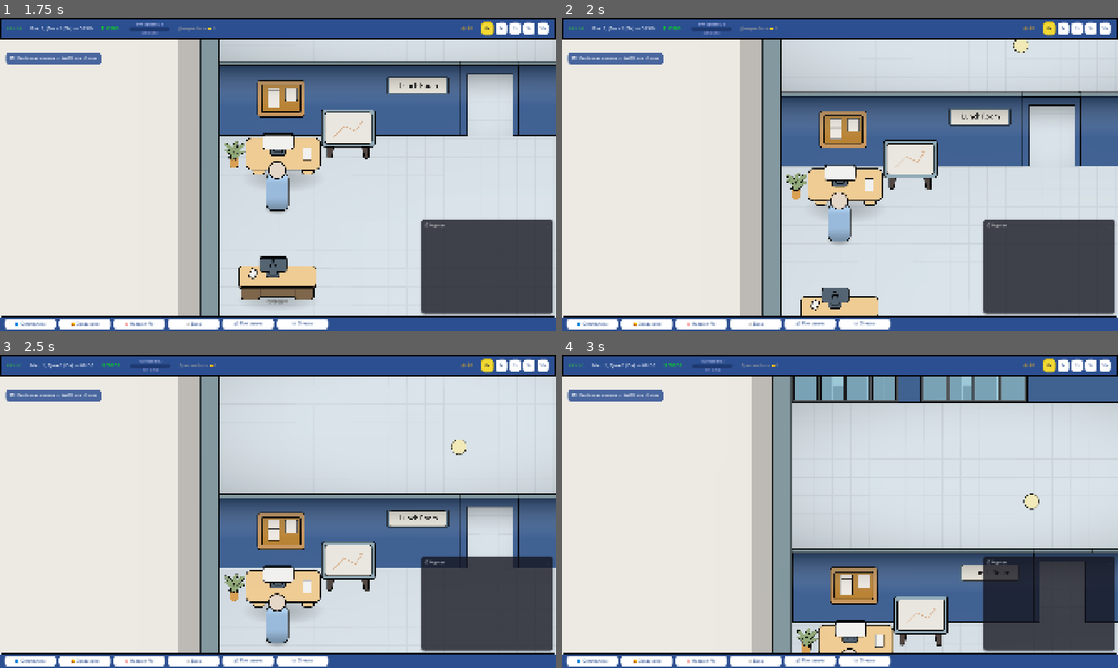
Above: before the commit, frames 1-4 (two rows, left to right).
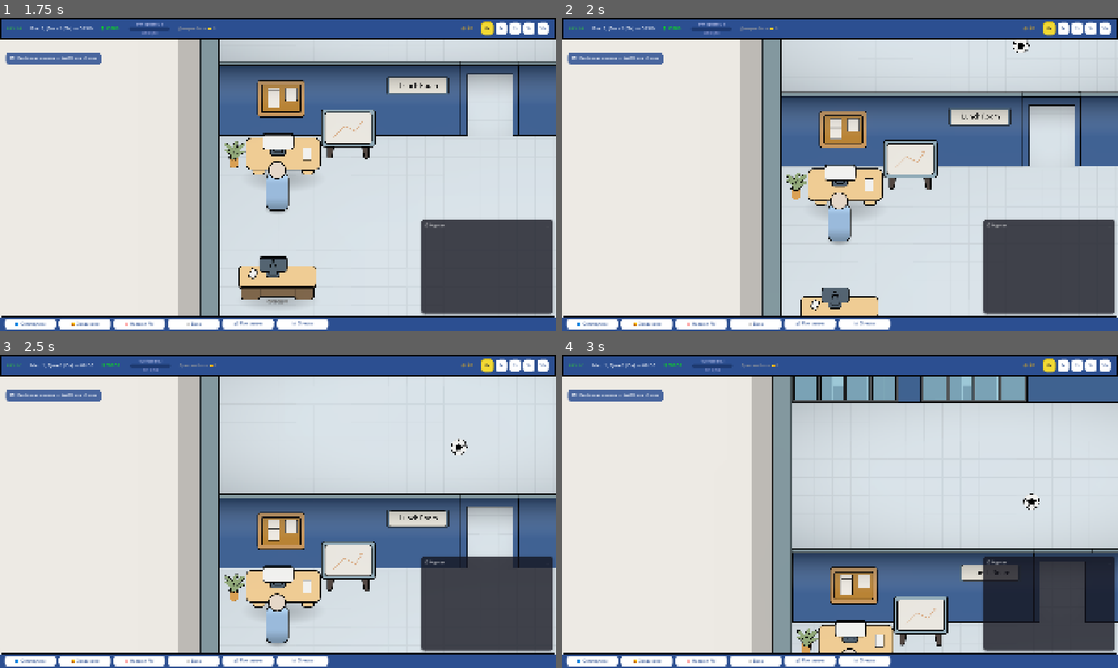
Above: after the commit, the same moments.

Repository: Esca69/project-manager-sim
Game: Godot game, scene res://Scenes/office.tscn
Same seed, same stepped clock (60 frames per second), same inputs: the game is played once before the commit and once after it. This scene is started directly instead of the project's main scene. Sound files missing from this copy of the repository are replaced by a short silence.
Inputs (mouse positions are in pixels of both pictures, inside the frame that each line leads up to):
- Up to frame 1 (1.75 s): click "0х" at 0.5 s; tap Enter at 1.25 s; move the mouse to (250, 237) at 1.27 s; hold Up (ui_up) from 1.28 s (still down); tap E (interact) at 1.35 s; click (250, 237) at 1.42 s
- Up to frame 2 (2 s): keep holding Up (ui_up)
- Up to frame 3 (2.5 s): keep holding Up (ui_up); move the mouse to (444, 558) at 2.02 s; tap Q (motivate) at 2.1 s
- Up to frame 4 (3 s): move the mouse to (673, 464) at 2.77 s; release Up (ui_up) at 2.78 s; hold Left (ui_left) from 2.78 s (still down); tap R (no_toilet) at 2.85 s

Frame 1 is identical in both runs. In frame 2, 0.1% of the frame differs, in the area x 81-85%, y 6-12%; in frame 3, 0.1%, in the area x 81-85%, y 26-32%; in frame 4, 0.1%.

Commit message:
Add ball spin and tweak kick/physics
Increase kick_force to 600 and reduce kick_distance to 70 for snappier interactions. Add exported spin_factor and implement angular_velocity updates in _physics_process so the ball sprite rotates proportionally to linear speed and eases to stop when nearly stationary. Adjust ball scene sprite position/scale and reorder damp properties; update ball PNG. Add uid to the ball PackedScene reference in office.tscn and set window/size/mode=3 in project settings.

Diff:
--- a/Scenes/ball.tscn
+++ b/Scenes/ball.tscn
@@ -14,14 +14,15 @@
 mass = 0.5
 physics_material_override = SubResource("PhysicsMaterial_ball1")
 gravity_scale = 0.0
+contact_monitor = true
+max_contacts_reported = 4
 linear_damp = 2.5
 angular_damp = 3.0
-contact_monitor = true
-max_contacts_reported = 4
 script = ExtResource("1_ball1")
 
 [node name="Sprite2D" type="Sprite2D" parent="."]
-scale = Vector2(1.2, 1.2)
+position = Vector2(2.3841858e-07, -2.3841858e-07)
+scale = Vector2(0.745946, 0.745946)
 texture = ExtResource("2_ball1")
 
 [node name="CollisionShape2D" type="CollisionShape2D" parent="."]
--- a/Scripts/ball.gd
+++ b/Scripts/ball.gd
@@ -1,7 +1,9 @@
 extends RigidBody2D
 
-@export var kick_force: float = 400.0
-@export var kick_distance: float = 80.0
+@export var kick_force: float = 600.0
+@export var kick_distance: float = 70.0
+## Скорость вращения спрайта относительно линейной скорости
+@export var spin_factor: float = 0.015
 
 var _player: CharacterBody2D = null
 var _kick_cooldown: float = 0.0
@@ -24,6 +26,17 @@
 		if npc is CharacterBody2D:
 			_try_kick_from(npc, kick_force * 0.7)
 
+	# === ВРАЩЕНИЕ: крутим спрайт пока мяч катится ===
+	var speed = linear_velocity.length()
+	if speed > 5.0:
+		# Определяем направление вращения по горизонтальной составляющей скорости
+		# Мяч летит вправо → крутится по часовой (+), влево → против (-)
+		var spin_direction = sign(linear_velocity.x) if abs(linear_velocity.x) > abs(linear_velocity.y) else sign(linear_velocity.y)
+		angular_velocity = speed * spin_factor * spin_direction
+	else:
+		# Мяч почти остановился — гасим вращение
+		angular_velocity = lerp(angular_velocity, 0.0, 5.0 * delta)
+
 func _try_kick_from(body: CharacterBody2D, force: float):
 	if _kick_cooldown > 0.0:
 		return
--- a/project.godot
+++ b/project.godot
@@ -43,6 +43,7 @@
 
 window/size/viewport_width=1920
 window/size/viewport_height=1080
+window/size/mode=3
 window/stretch/mode="canvas_items"
 window/stretch/aspect="expand"
 
Not shown: 1 places in Scenes/office.tscn that only renumber resources
Binary file changed: Sprites/ball.png
